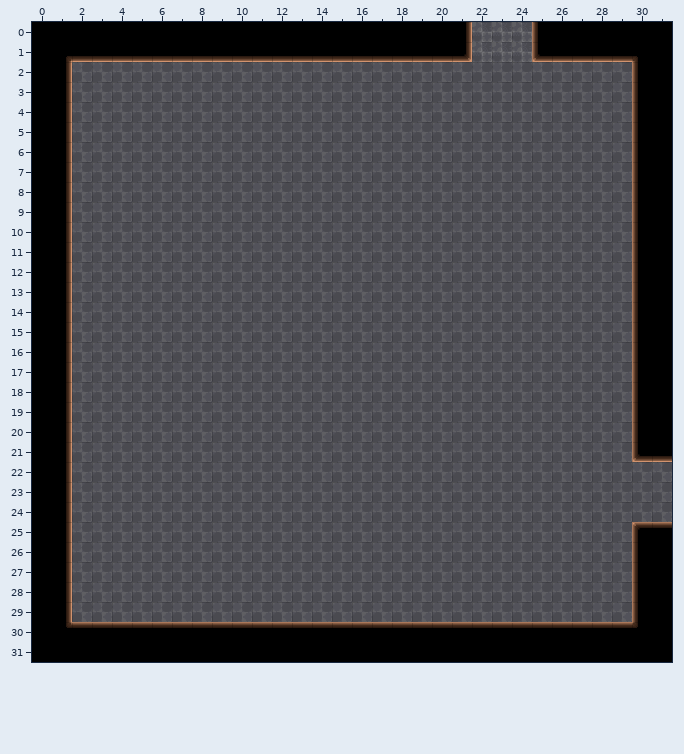
Tiled map (JSON) -- assets/tmj/kitchen.tmj. Above is the file before it was changed.
Cells are 32x32 px. Shown: x 0..31, y 0..31.
The same view after the edit:
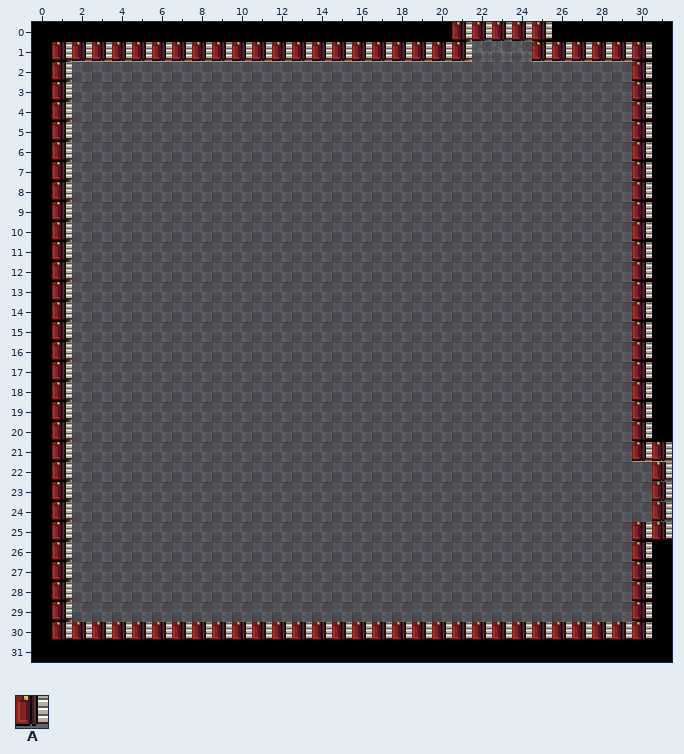
Key: from "pixellands": A 985.
_ is an empty cell, . an unchanged one.
From the commit log: updated all room collisions
From old to new:
--- layer "collision"
@@ x 1..31 @@
- 0 ...................._____......
- 1 _____________________...______.
- 2 _............................_.
- 3 _............................_.
- 4 _............................_.
- 5 _............................_.
- 6 _............................_.
- 7 _............................_.
- 8 _............................_.
- 9 _............................_.
-10 _............................_.
-11 _............................_.
-12 _............................_.
-13 _............................_.
-14 _............................_.
-15 _............................_.
-16 _............................_.
-17 _............................_.
-18 _............................_.
-19 _............................_.
-20 _............................_.
-21 _............................__
-22 _............................._
-23 _............................._
-24 _............................._
-25 _............................__
-26 _............................_.
-27 _............................_.
-28 _............................_.
-29 _............................_.
-30 ______________________________.
+ 0 ....................AAAAA......
+ 1 AAAAAAAAAAAAAAAAAAAAA...AAAAAA.
+ 2 A............................A.
+ 3 A............................A.
+ 4 A............................A.
+ 5 A............................A.
+ 6 A............................A.
+ 7 A............................A.
+ 8 A............................A.
+ 9 A............................A.
+10 A............................A.
+11 A............................A.
+12 A............................A.
+13 A............................A.
+14 A............................A.
+15 A............................A.
+16 A............................A.
+17 A............................A.
+18 A............................A.
+19 A............................A.
+20 A............................A.
+21 A............................AA
+22 A.............................A
+23 A.............................A
+24 A.............................A
+25 A............................AA
+26 A............................A.
+27 A............................A.
+28 A............................A.
+29 A............................A.
+30 AAAAAAAAAAAAAAAAAAAAAAAAAAAAAA.
Where, in picture pixels (left, top, right, bottom), the same in both pictures:
added: (52, 22, 672, 640)
